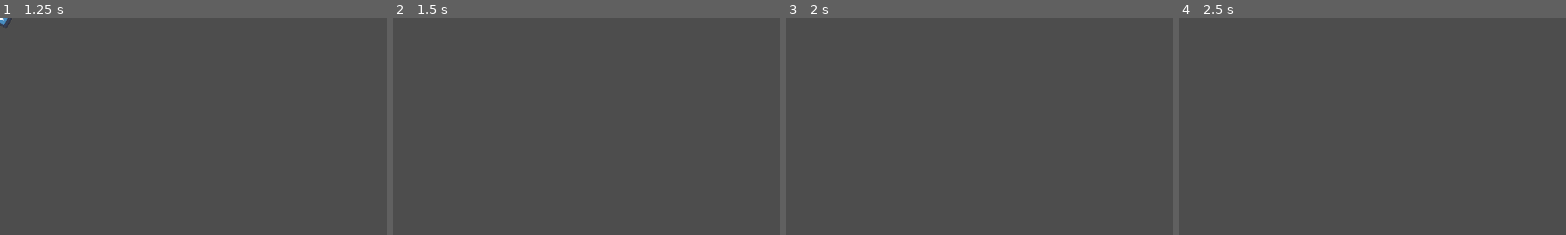
Above: before the commit, frames 1-4 (left to right).
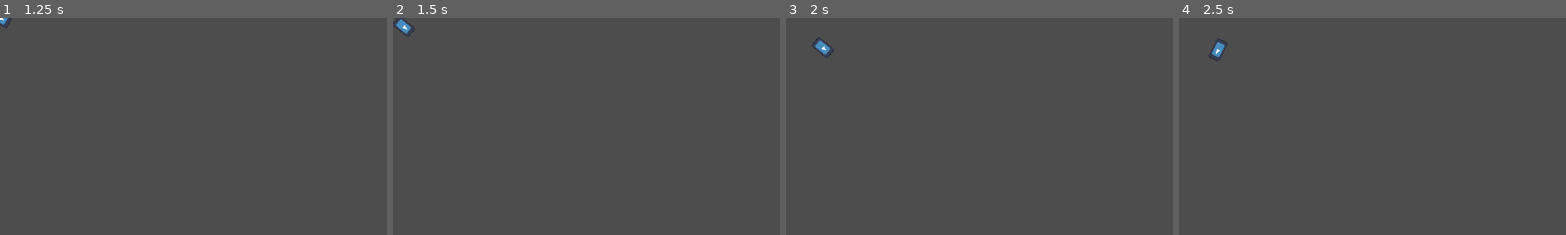
Above: after the commit, the same moments.

Repository: KoloidStudios/salty-green
Game: Godot game, scene res://src/gameplay/boat.tscn
Same seed, same stepped clock (60 frames per second), same inputs: the game is played once before the commit and once after it. Before the commit the project has no main scene; this scene is started directly in both runs. The engine's default icon, where the game draws it, is replaced by a stand-in: a white triangle on a blue panel in a dark square.
Inputs:
- Up to frame 1 (1.25 s): tap Enter at 0.5 s; hold Right (right) from 0.53 s (still down)
- Up to frame 2 (1.5 s): tap Space at 1.25 s; release Right (right) at 1.28 s; hold Down (down) from 1.28 s (still down)
- Up to frame 3 (2 s): keep holding Down (down)
- Up to frame 4 (2.5 s): tap Enter at 2 s; release Down (down) at 2.03 s; hold Right (right) from 2.03 s (still down)
The pictures show only the part of the screen within x 0-50%, y 0-50%; the shares and areas given below are measured in that part.

Frame 1 is identical in both runs. In frame 2, 0.2% of the frame differs, in the area x 0-6%, y 0-9%; in frame 3, 0.2%, in the area x 6-13%, y 8-19%; in frame 4, 0.2%.

Commit message:
fix naming

Diff:
--- a/project.godot
+++ b/project.godot
@@ -11,6 +11,7 @@
 [application]
 
 config/name="salty-green"
+run/main_scene="res://src/main.tscn"
 config/features=PackedStringArray("4.1", "GL Compatibility")
 config/icon="res://assets/icon.svg"
 
--- a/src/gameplay/boat.gd
+++ b/src/gameplay/boat.gd
@@ -7,7 +7,7 @@
 
 func get_input():
 	rotation_direction = Input.get_axis("left", "right")
-	velocity = transform.x * Input.get_axis("down", "up") * speed
+	velocity = transform.y * Input.get_axis("down", "up") * speed
 
 func _physics_process(delta):
 	get_input()
--- a/src/gameplay/boat.tscn
+++ b/src/gameplay/boat.tscn
@@ -13,5 +13,5 @@
 scale = Vector2(0.140625, 0.242188)
 texture = ExtResource("2_8a5xn")
 
-[node name="CollisionShape2D" type="CollisionShape2D" parent="."]
+[node name="collision" type="CollisionShape2D" parent="."]
 shape = SubResource("CapsuleShape2D_7n22l")
--- a/src/ui/ui_menu.tscn
+++ b/src/ui/ui_menu.tscn
@@ -2,14 +2,14 @@
 
 [ext_resource type="Script" path="res://src/ui/ui_menu.gd" id="1_dfvad"]
 
-[sub_resource type="Animation" id="Animation_0ivtk"]
-resource_name = "start"
+[sub_resource type="Animation" id="Animation_xls8m"]
+length = 0.001
 
 [sub_resource type="Animation" id="Animation_x5j14"]
 resource_name = "play_pressed"
 
-[sub_resource type="Animation" id="Animation_xls8m"]
-length = 0.001
+[sub_resource type="Animation" id="Animation_0ivtk"]
+resource_name = "start"
 
 [sub_resource type="AnimationLibrary" id="AnimationLibrary_kq0dt"]
 _data = {
@@ -46,7 +46,6 @@
 vertical_alignment = 1
 
 [node name="main" type="VBoxContainer" parent="."]
-visible = false
 layout_mode = 1
 anchors_preset = 8
 anchor_left = 0.5
@@ -78,6 +77,7 @@
 "
 
 [node name="profile" type="VBoxContainer" parent="."]
+visible = false
 layout_mode = 1
 anchors_preset = 8
 anchor_left = 0.5
@@ -91,10 +91,10 @@
 grow_horizontal = 2
 grow_vertical = 2
 
-[node name="HBoxContainer" type="HBoxContainer" parent="profile"]
+[node name="container" type="HBoxContainer" parent="profile"]
 layout_mode = 2
 
-[node name="Label" type="Label" parent="profile"]
+[node name="label" type="Label" parent="profile"]
 layout_mode = 2
 text = "Select Profile"
 
@@ -155,7 +155,7 @@
 grow_horizontal = 2
 grow_vertical = 2
 
-[node name="Label" type="Label" parent="quit"]
+[node name="label" type="Label" parent="quit"]
 layout_mode = 2
 text = "Are you sure?"
 
Not shown, changed: README.md
